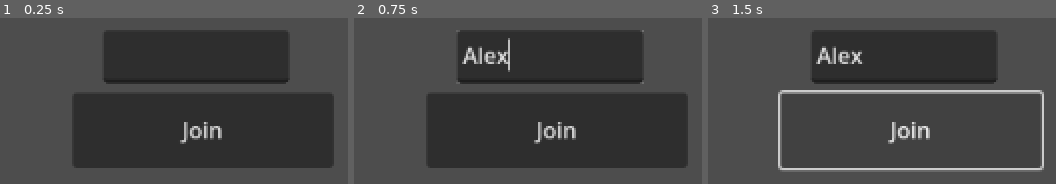
Above: before the commit, frames 1-3 (left to right).
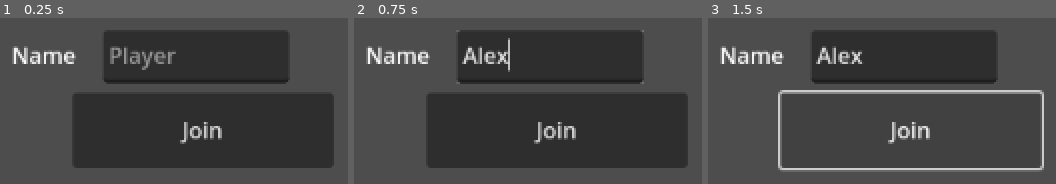
Above: after the commit, the same moments.

Repository: HexDOTexe/vaelerun-client
Game: Godot game, scene res://Scenes/Interface/LoginMenu.tscn
Same seed, same stepped clock (60 frames per second), same inputs: the game is played once before the commit and once after it.
Inputs (mouse positions are in pixels of both pictures, inside the frame that each line leads up to):
- Up to frame 1 (0.25 s): no input
- Up to frame 2 (0.75 s): click (548, 56) at 0.52 s; type "Alex" at 0.6 s
- Up to frame 3 (1.5 s): click "Join" at 1.25 s

The runs differ from the first frame. In frame 1, 2.1% of the frame differs, in the area x 3-51%, y 16-32%; in frame 2, 1.1%; in frame 3, 1.1%.
Error before the commit: Cannot call method 'compress' on a null value. (res://Scripts/Server.gd:12)
Error after the commit: Cannot call method 'compress' on a null value. (res://Scripts/Server.gd:14)

Commit message:
added temp names
login menu now passes the custom player name when connecting to server

Diff:
--- a/Scenes/Interface/LoginMenu.gd
+++ b/Scenes/Interface/LoginMenu.gd
@@ -2,4 +2,5 @@
 
 
 func _on_button_pressed():
+	Server.temp_name = $TextEdit.text
 	Server.connect_to_server()
--- a/Scenes/Interface/LoginMenu.tscn
+++ b/Scenes/Interface/LoginMenu.tscn
@@ -17,5 +17,13 @@
 offset_top = 25.0
 offset_right = 318.0
 offset_bottom = 63.0
+placeholder_text = "Player"
+
+[node name="Label" type="Label" parent="."]
+offset_left = 118.0
+offset_top = 31.0
+offset_right = 165.0
+offset_bottom = 54.0
+text = "Name"
 
 [connection signal="pressed" from="Button" to="." method="_on_button_pressed"]
--- a/Scenes/Maps/TestMap.tscn
+++ b/Scenes/Maps/TestMap.tscn
@@ -7,7 +7,9 @@
 [node name="TextEdit" type="Label" parent="."]
 offset_right = 8.0
 offset_bottom = 8.0
-text = "MEOW MEOW MEOW"
+text = "MEOW MEOW MEOW
+
+WASD movement test"
 
 [node name="Player" parent="." instance=ExtResource("1_txhcn")]
 position = Vector2(267, 150)
--- a/Scripts/Server.gd
+++ b/Scripts/Server.gd
@@ -3,6 +3,8 @@
 var network = ENetMultiplayerPeer.new()
 var ip = "127.0.0.1"
 var port = 9999
+
+var temp_name = "Player"
 
 func _ready():
 	pass
@@ -19,7 +21,7 @@
 
 func connected_to_server():
 	print("Connected to server.")
-	sync_client_information.rpc_id(1, "Player", multiplayer.get_unique_id())
+	sync_client_information.rpc_id(1, temp_name, multiplayer.get_unique_id())
 
 func connection_failed():
 	print("Failed to connect.")
